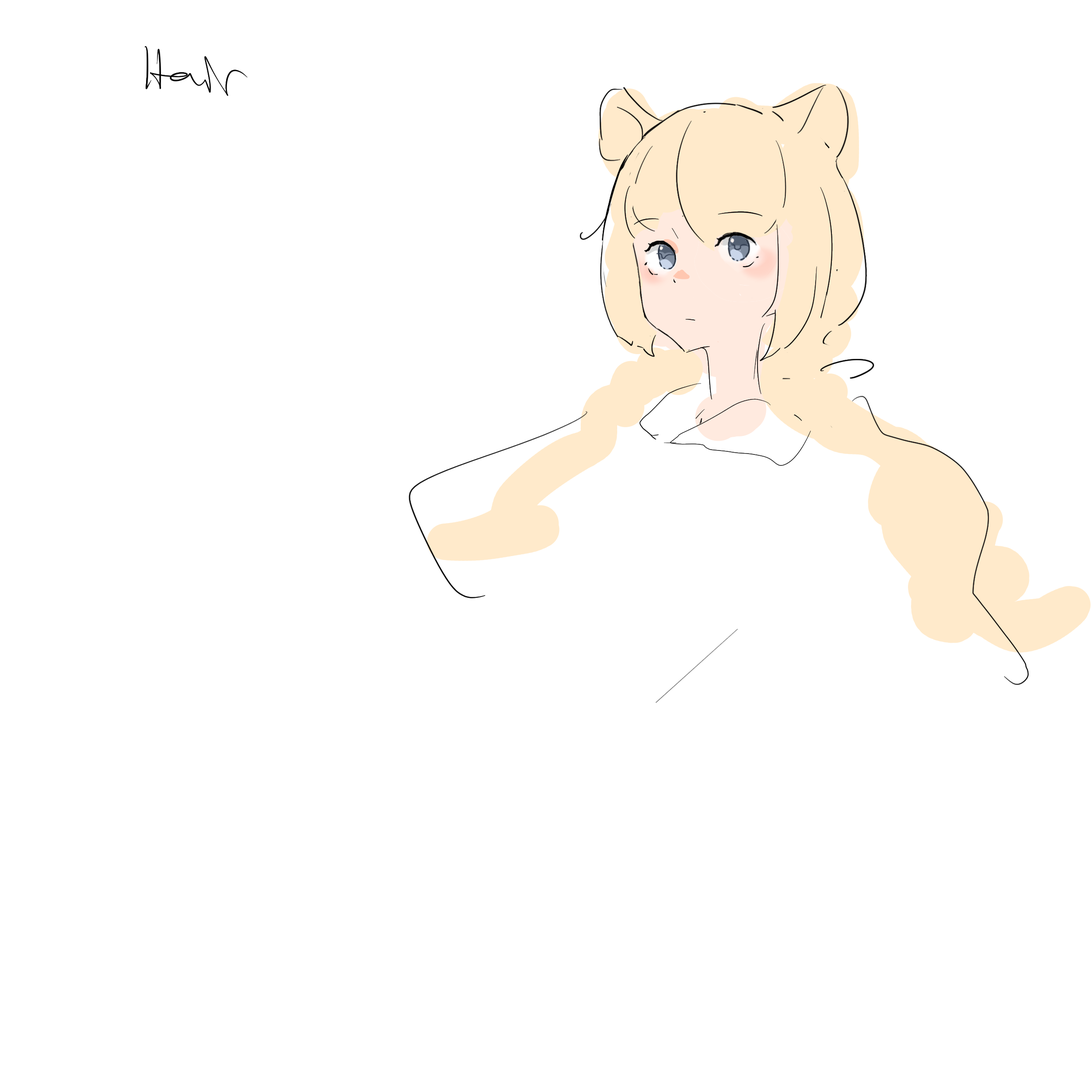
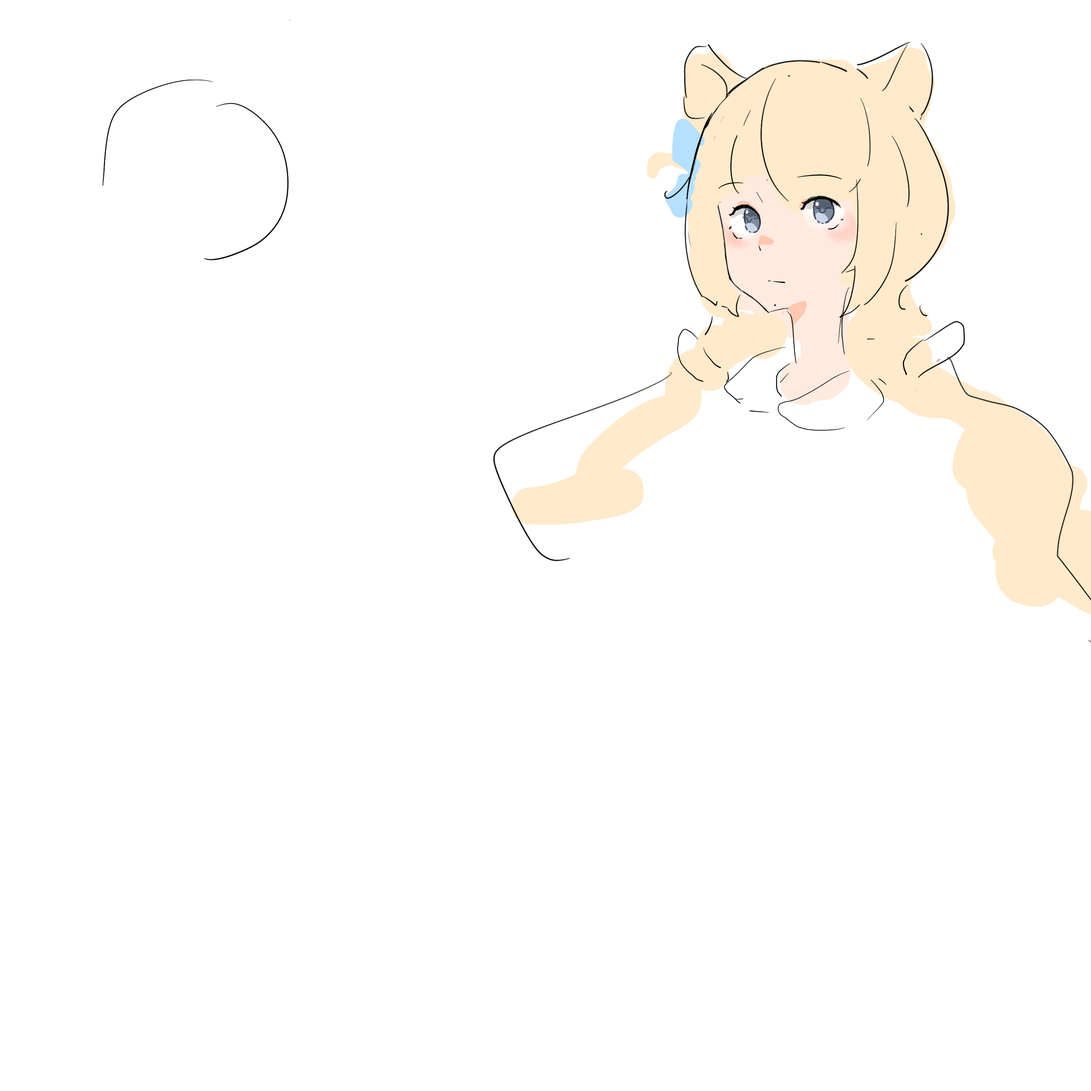
Layer changes from the first 1091px x 1091px image to the second:
painted on "Paint Layer 2" over [left=197, top=19, right=1091, bottom=704]
painted on "Paint Layer 1" over [left=102, top=19, right=930, bottom=620]
painted on "Paint Layer 11" over [left=619, top=169, right=846, bottom=310]
painted on "Paint Layer 12" over [left=619, top=169, right=846, bottom=310]
painted on "Paint Layer 5" over [left=619, top=169, right=846, bottom=310]
added layer "Paint Layer 13" in group "Group 7" over [left=647, top=84, right=733, bottom=254]
painted on "Paint Layer 4" over [left=422, top=41, right=1091, bottom=677]
painted on "Paint Layer 10" over [left=619, top=169, right=874, bottom=310]
painted on "Paint Layer 8" over [left=619, top=169, right=817, bottom=423]
painted on "Paint Layer 3" over [left=619, top=140, right=930, bottom=451]
painted on "Paint Layer 6" over [left=619, top=169, right=846, bottom=282]
